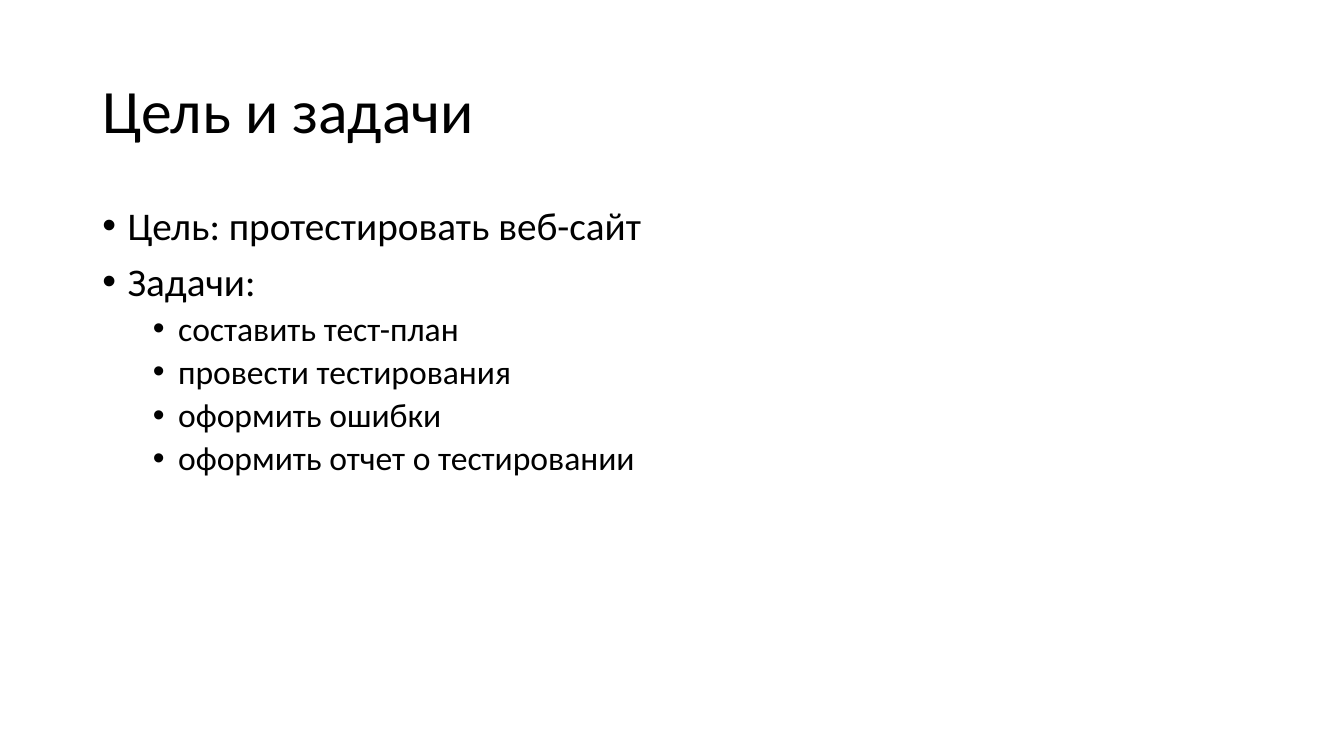
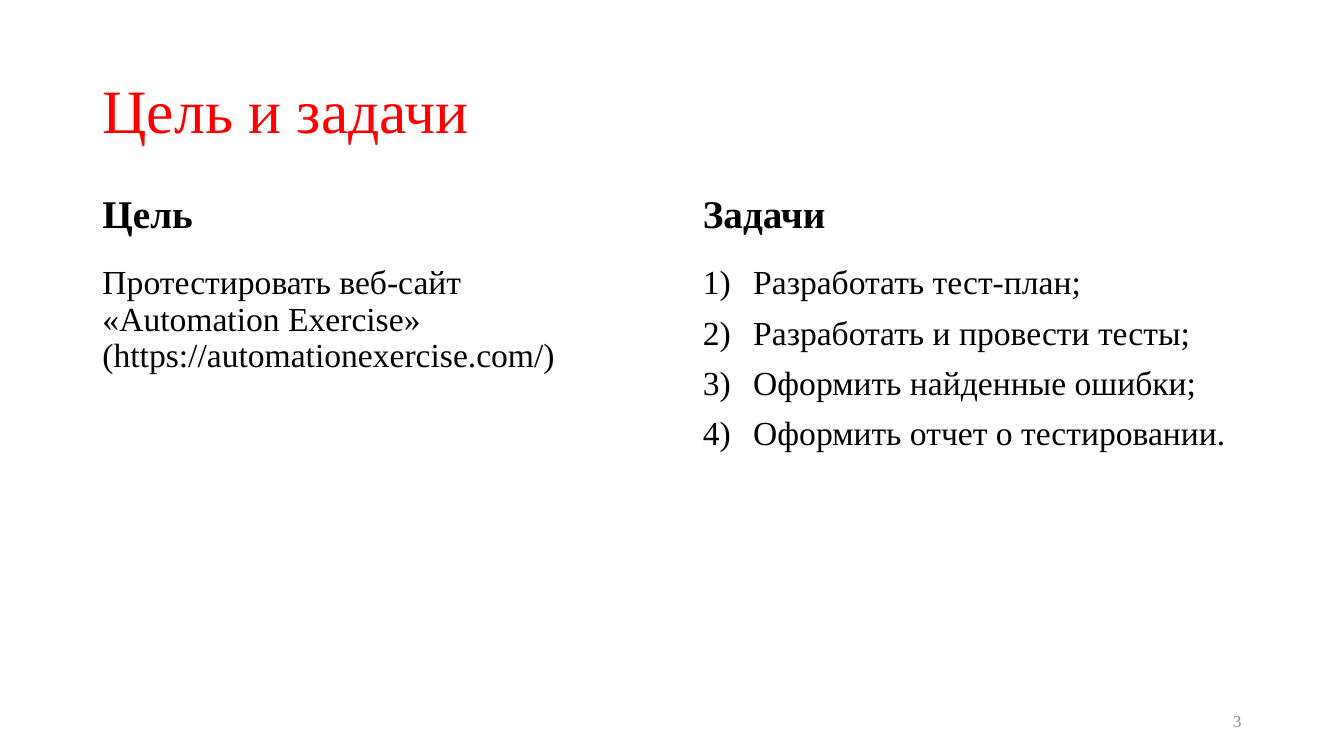
Before and after one commit to Sarnavskiy-Alexey/QA312-diploma, a slide deck: slide 3 of docs/Презентация к диплому.pptx. Drawn at 1344x756 pixels with LibreOffice and Linux fonts; fonts in the diff are those of the drawing. Boxes give left, top, right and bottom in pixels: in the first picture for what was removed or moved away, otherwise in the second. Text is boxed around its words. In the diff, an @@ line names an element or a change of style, - is before the commit and + after.

Commit message:
Обновлен отчет о тестировании и презентация

```diff
--- a/docs/Презентация к диплому.pptx
+++ b/docs/Презентация к диплому.pptx
@@ title "Цель и задачи" at [102,92,469,144]: font Calibri to Times New Roman, text colour #000000 to #FF0000 @@
@@ text added at [102,202,192,236], 28 pt, text #000000, bold @@
+Цель
@@ text added at [703,202,826,235], 28 pt, text #000000, bold @@
+Задачи
@@ text at [102,270,554,374]: text changed; font Calibri to Times New Roman @@
-• Цель: протестировать веб-сайт
-• Задачи:
-  • составить тест-план
-  • провести тестирования
-  • оформить ошибки
-  • оформить отчет о тестировании
+Протестировать веб-сайт «Automation Exercise» (https://automationexercise.com/)
@@ text added at [753,270,1225,452], 24 pt, text #000000 @@
+1) Разработать тест-план;
+2) Разработать и провести тесты;
+3) Оформить найденные ошибки;
+4) Оформить отчет о тестировании.
@@ page number added at [1233,716,1241,727], 12 pt, text #8C8C8C @@
+3
```
Also in this commit, not shown: 9 other slides changed, 2 other files.
